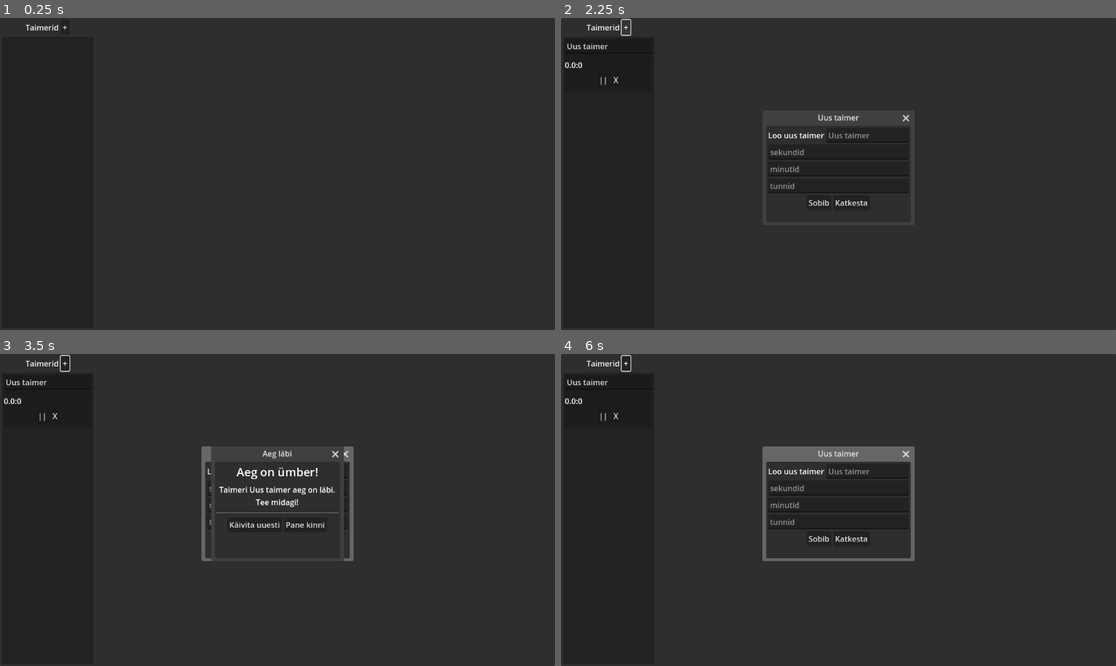
Above: before the commit, frames 1-4 (two rows, left to right).
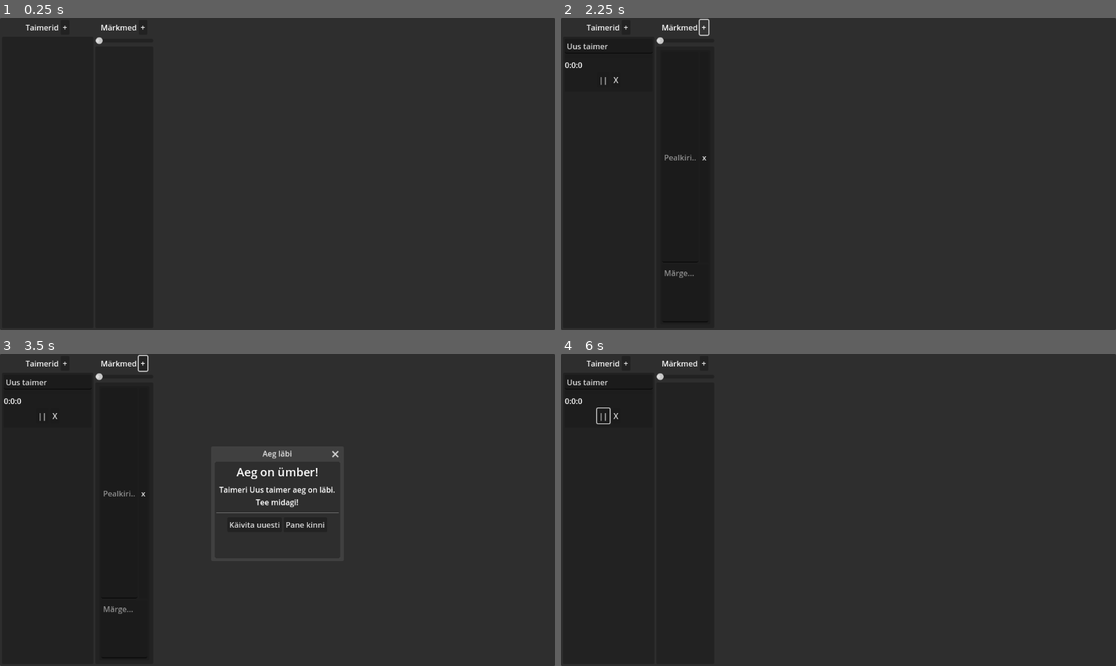
Above: after the commit, the same moments.

Repository: murumart/gtd
Game: Godot game, scene res://scenes/main/main.tscn
The game is run twice, just before and just after one commit, with the same random seed, the same clock (stepped at 60 frames per second) and the same inputs. Before the commit the project starts from res://scenes/main.tscn. Sound files missing from this copy of the repository are replaced by a short silence.
Inputs (mouse positions are in pixels of both pictures, inside the frame that each line leads up to):
- Up to frame 1 (0.25 s): no input
- Up to frame 2 (2.25 s): click "+" at 0.5 s; click "Sobib" at 1.25 s; click "+" at 2 s
- Up to frame 3 (3.5 s): click (288, 538) at 2.75 s, where only the run before the commit has a clickable "Katkesta"
- Up to frame 4 (6 s): click (705, 494) at 3.5 s, where only the run after the commit has a clickable "x"; click "||" at 4.25 s; click "||" (after the commit: ">") at 5 s; click "Käivita uuesti" at 5.75 s

The runs differ from the first frame. In frame 1, 0.1% of the frame differs, in the area x 17-27%, y 2-9%; in frame 2, 1.0%; in frame 3, 1.0%; in frame 4, 2.8%, in the area x 1-64%, y 0-67%.

Commit message:
added notes + code restructure

Diff:
--- a/project.godot
+++ b/project.godot
@@ -14,7 +14,7 @@
 config/description="Getting things done
 Taimerid ja märkmed."
 config/version="0.0.1"
-run/main_scene="res://scenes/main.tscn"
+run/main_scene="res://scenes/main/main.tscn"
 config/use_custom_user_dir=true
 config/custom_user_dir_name="Murumart"
 config/auto_accept_quit=false
--- a/resources/saver.gd
+++ b/resources/saver.gd
@@ -1,6 +1,6 @@
 class_name Saver
 
-enum SaveSpots {TIMERS}
+enum SaveSpots {TIMERS, NOTES, NOTE_PANEL_WIDTH}
 const GTD_SAVE_PATH := "user://gtd/"
 
 
--- a/resources/thing_loader.gd
+++ b/resources/thing_loader.gd
@@ -1,6 +1,8 @@
 class_name ThingLoader extends Node
 
 signal timer_loaded(TimerData)
+signal note_loaded(Note)
+signal note_panel_width_loaded(float)
 
 
 func load_things(profile := 0) -> void:
@@ -11,3 +13,8 @@
 	for t: Dictionary in timers:
 		var td := TimerData.from_save_dict(t)
 		timer_loaded.emit(td)
+	var notes := dict.get(Saver.SaveSpots.NOTES, []) as Array
+	for t: Dictionary in notes:
+		var n := Note.from_save(t)
+		note_loaded.emit(n)
+	note_panel_width_loaded.emit(dict.get(Saver.SaveSpots.NOTE_PANEL_WIDTH, 120))
--- /dev/null
+++ b/scenes/create_note_popup.gd
@@ -0,0 +1 @@
+extends Window
--- /dev/null
+++ b/scenes/create_note_popup.tscn
@@ -0,0 +1,55 @@
+[gd_scene load_steps=3 format=3 uid="uid://bawhrm5ds3wbn"]
+
+[ext_resource type="Script" path="res://scenes/create_note_popup.gd" id="1_k02sv"]
+[ext_resource type="Theme" uid="uid://co08a2cr03n28" path="res://resources/main_theme.tres" id="2_yxho0"]
+
+[node name="CreateNotePopup" type="Window"]
+title = "Uus taimer"
+initial_position = 1
+size = Vector2i(300, 200)
+transient = true
+exclusive = true
+unresizable = true
+popup_window = true
+script = ExtResource("1_k02sv")
+
+[node name="Control" type="PanelContainer" parent="."]
+anchors_preset = 15
+anchor_right = 1.0
+anchor_bottom = 1.0
+grow_horizontal = 2
+grow_vertical = 2
+theme = ExtResource("2_yxho0")
+
+[node name="MarginContainer" type="MarginContainer" parent="Control"]
+layout_mode = 2
+
+[node name="VBoxContainer" type="VBoxContainer" parent="Control/MarginContainer"]
+layout_mode = 2
+
+[node name="HBoxContainer2" type="HBoxContainer" parent="Control/MarginContainer/VBoxContainer"]
+layout_mode = 2
+
+[node name="Label" type="Label" parent="Control/MarginContainer/VBoxContainer/HBoxContainer2"]
+layout_mode = 2
+text = "Loo uus märge"
+
+[node name="NameLine" type="LineEdit" parent="Control/MarginContainer/VBoxContainer/HBoxContainer2"]
+unique_name_in_owner = true
+layout_mode = 2
+size_flags_horizontal = 3
+placeholder_text = "Uus taimer"
+
+[node name="HBoxContainer" type="HBoxContainer" parent="Control/MarginContainer/VBoxContainer"]
+layout_mode = 2
+alignment = 1
+
+[node name="ConfirmButton" type="Button" parent="Control/MarginContainer/VBoxContainer/HBoxContainer"]
+unique_name_in_owner = true
+layout_mode = 2
+text = "Sobib"
+
+[node name="CancelButton" type="Button" parent="Control/MarginContainer/VBoxContainer/HBoxContainer"]
+unique_name_in_owner = true
+layout_mode = 2
+text = "Katkesta"
--- a/scenes/main.gd
+++ b/scenes/main.gd
@@ -1,29 +1,16 @@
 extends Control
 
-const CreateTimerPopupType := preload("res://scenes/create_timer_popup.gd")
+var profile := 0
 
-@onready var create_timer_button: Button = %CreateTimerButton
-@onready var create_timer_popup := %CreateTimerPopup as CreateTimerPopupType
-@onready var timer_container: VBoxContainer = %TimerContainer
 @onready var thing_loader: ThingLoader = $ThingLoader
 
 
 func _ready() -> void:
-	create_timer_popup.timer_confirmed.connect(_on_timer_confirmed)
-	create_timer_button.pressed.connect(func():
-		create_timer_popup.popup()
-	)
-	thing_loader.timer_loaded.connect(_on_timer_confirmed)
-	thing_loader.load_things(0)
+	thing_loader.load_things(profile)
 
 
 func _notification(what: int) -> void:
 	match what:
 		NOTIFICATION_WM_CLOSE_REQUEST:
-			Saver.save(get_tree(), 0)
+			Saver.save(get_tree(), profile)
 			get_tree().quit()
-
-
-func _on_timer_confirmed(timer_data: TimerData) -> void:
-	var tb := TimerBox.from_data(timer_data)
-	timer_container.add_child(tb)
--- a/scenes/main.tscn
+++ /dev/null
@@ -1,79 +0,0 @@
-[gd_scene load_steps=5 format=3 uid="uid://cey51g3yen7q4"]
-
-[ext_resource type="Script" path="res://scenes/main.gd" id="1_okiku"]
-[ext_resource type="Theme" uid="uid://co08a2cr03n28" path="res://resources/main_theme.tres" id="1_ssylt"]
-[ext_resource type="PackedScene" uid="uid://bek72t2lcaiq2" path="res://scenes/create_timer_popup.tscn" id="3_2rsdv"]
-[ext_resource type="Script" path="res://resources/thing_loader.gd" id="4_taca6"]
-
-[node name="Main" type="Control"]
-layout_mode = 3
-anchors_preset = 15
-anchor_right = 1.0
-anchor_bottom = 1.0
-grow_horizontal = 2
-grow_vertical = 2
-theme = ExtResource("1_ssylt")
-script = ExtResource("1_okiku")
-metadata/_edit_use_anchors_ = true
-metadata/_edit_vertical_guides_ = [18.0, 151.0]
-
-[node name="Panel" type="Panel" parent="."]
-layout_mode = 1
-anchors_preset = 15
-anchor_right = 1.0
-anchor_bottom = 1.0
-grow_horizontal = 2
-grow_vertical = 2
-
-[node name="MarginContainer" type="MarginContainer" parent="Panel"]
-layout_mode = 1
-anchors_preset = 15
-anchor_right = 1.0
-anchor_bottom = 1.0
-grow_horizontal = 2
-grow_vertical = 2
-
-[node name="HBoxContainer" type="HBoxContainer" parent="Panel/MarginContainer"]
-layout_mode = 2
-metadata/_edit_use_anchors_ = true
-
-[node name="VBoxContainer" type="VBoxContainer" parent="Panel/MarginContainer/HBoxContainer"]
-custom_minimum_size = Vector2(190, 0)
-layout_mode = 2
-
-[node name="HBoxContainer" type="HBoxContainer" parent="Panel/MarginContainer/HBoxContainer/VBoxContainer"]
-layout_mode = 2
-alignment = 1
-
-[node name="Label" type="Label" parent="Panel/MarginContainer/HBoxContainer/VBoxContainer/HBoxContainer"]
-layout_mode = 2
-text = "Taimerid"
-horizontal_alignment = 1
-
-[node name="CreateTimerButton" type="Button" parent="Panel/MarginContainer/HBoxContainer/VBoxContainer/HBoxContainer"]
-unique_name_in_owner = true
-layout_mode = 2
-text = "+"
-
-[node name="CreateTimerPopup" parent="Panel/MarginContainer/HBoxContainer/VBoxContainer/HBoxContainer/CreateTimerButton" instance=ExtResource("3_2rsdv")]
-unique_name_in_owner = true
-visible = false
-
-[node name="Panel" type="Panel" parent="Panel/MarginContainer/HBoxContainer/VBoxContainer"]
-layout_mode = 2
-size_flags_vertical = 3
-
-[node name="MarginContainer" type="MarginContainer" parent="Panel/MarginContainer/HBoxContainer/VBoxContainer/Panel"]
-layout_mode = 1
-anchors_preset = 15
-anchor_right = 1.0
-anchor_bottom = 1.0
-grow_horizontal = 2
-grow_vertical = 2
-
-[node name="TimerContainer" type="VBoxContainer" parent="Panel/MarginContainer/HBoxContainer/VBoxContainer/Panel/MarginContainer"]
-unique_name_in_owner = true
-layout_mode = 2
-
-[node name="ThingLoader" type="Node" parent="."]
-script = ExtResource("4_taca6")
--- /dev/null
+++ b/scenes/main/main.tscn
@@ -0,0 +1,132 @@
+[gd_scene load_steps=7 format=3 uid="uid://cey51g3yen7q4"]
+
+[ext_resource type="Theme" uid="uid://co08a2cr03n28" path="res://resources/main_theme.tres" id="1_ji6jw"]
+[ext_resource type="Script" path="res://scenes/main.gd" id="2_1wpq2"]
+[ext_resource type="Script" path="res://scenes/main/timer_container.gd" id="3_orcfm"]
+[ext_resource type="PackedScene" uid="uid://bek72t2lcaiq2" path="res://scenes/create_timer_popup.tscn" id="4_iqcrf"]
+[ext_resource type="Script" path="res://resources/thing_loader.gd" id="5_cl4aq"]
+[ext_resource type="Script" path="res://scenes/main/notes_container.gd" id="5_yj3m0"]
+
+[node name="Main" type="Control"]
+layout_mode = 3
+anchors_preset = 15
+anchor_right = 1.0
+anchor_bottom = 1.0
+grow_horizontal = 2
+grow_vertical = 2
+theme = ExtResource("1_ji6jw")
+script = ExtResource("2_1wpq2")
+metadata/_edit_use_anchors_ = true
+
+[node name="Panel" type="Panel" parent="."]
+layout_mode = 1
+anchors_preset = 15
+anchor_right = 1.0
+anchor_bottom = 1.0
+grow_horizontal = 2
+grow_vertical = 2
+
+[node name="MarginContainer" type="MarginContainer" parent="Panel"]
+layout_mode = 1
+anchors_preset = 15
+anchor_right = 1.0
+anchor_bottom = 1.0
+grow_horizontal = 2
+grow_vertical = 2
+
+[node name="HBoxContainer" type="HBoxContainer" parent="Panel/MarginContainer"]
+layout_mode = 2
+theme_override_constants/separation = 4
+metadata/_edit_use_anchors_ = true
+
+[node name="TimersContainer" type="VBoxContainer" parent="Panel/MarginContainer/HBoxContainer" node_paths=PackedStringArray("thing_loader")]
+custom_minimum_size = Vector2(190, 0)
+layout_mode = 2
+script = ExtResource("3_orcfm")
+thing_loader = NodePath("../../../../ThingLoader")
+
+[node name="HBoxContainer" type="HBoxContainer" parent="Panel/MarginContainer/HBoxContainer/TimersContainer"]
+layout_mode = 2
+alignment = 1
+
+[node name="Label" type="Label" parent="Panel/MarginContainer/HBoxContainer/TimersContainer/HBoxContainer"]
+layout_mode = 2
+text = "Taimerid"
+horizontal_alignment = 1
+
+[node name="CreateTimerButton" type="Button" parent="Panel/MarginContainer/HBoxContainer/TimersContainer/HBoxContainer"]
+unique_name_in_owner = true
+layout_mode = 2
+text = "+"
+
+[node name="CreateTimerPopup" parent="Panel/MarginContainer/HBoxContainer/TimersContainer/HBoxContainer/CreateTimerButton" instance=ExtResource("4_iqcrf")]
+unique_name_in_owner = true
+visible = false
+
+[node name="Panel" type="Panel" parent="Panel/MarginContainer/HBoxContainer/TimersContainer"]
+layout_mode = 2
+size_flags_vertical = 3
+
+[node name="MarginContainer" type="MarginContainer" parent="Panel/MarginContainer/HBoxContainer/TimersContainer/Panel"]
+layout_mode = 1
+anchors_preset = 15
+anchor_right = 1.0
+anchor_bottom = 1.0
+grow_horizontal = 2
+grow_vertical = 2
+
+[node name="TimerContainer" type="VBoxContainer" parent="Panel/MarginContainer/HBoxContainer/TimersContainer/Panel/MarginContainer"]
+unique_name_in_owner = true
+layout_mode = 2
+
+[node name="NotesContainer" type="VBoxContainer" parent="Panel/MarginContainer/HBoxContainer" node_paths=PackedStringArray("thing_loader") groups=["_save_me"]]
+custom_minimum_size = Vector2(120, 0)
+layout_mode = 2
+script = ExtResource("5_yj3m0")
+thing_loader = NodePath("../../../../ThingLoader")
+
+[node name="VBoxContainer" type="VBoxContainer" parent="Panel/MarginContainer/HBoxContainer/NotesContainer"]
+layout_mode = 2
+size_flags_vertical = 3
+
+[node name="HBoxContainer" type="HBoxContainer" parent="Panel/MarginContainer/HBoxContainer/NotesContainer/VBoxContainer"]
+layout_mode = 2
+alignment = 1
+
+[node name="Label" type="Label" parent="Panel/MarginContainer/HBoxContainer/NotesContainer/VBoxContainer/HBoxContainer"]
+layout_mode = 2
+text = "Märkmed"
+
+[node name="CreateNoteButton" type="Button" parent="Panel/MarginContainer/HBoxContainer/NotesContainer/VBoxContainer/HBoxContainer"]
+unique_name_in_owner = true
+layout_mode = 2
+text = "+
+"
+
+[node name="WidthSlider" type="HSlider" parent="Panel/MarginContainer/HBoxContainer/NotesContainer/VBoxContainer"]
+unique_name_in_owner = true
+layout_mode = 2
+min_value = 120.0
+max_value = 460.0
+value = 120.0
+scrollable = false
+
+[node name="PanelContainer" type="PanelContainer" parent="Panel/MarginContainer/HBoxContainer/NotesContainer/VBoxContainer"]
+layout_mode = 2
+size_flags_vertical = 3
+
+[node name="MarginContainer" type="MarginContainer" parent="Panel/MarginContainer/HBoxContainer/NotesContainer/VBoxContainer/PanelContainer"]
+layout_mode = 2
+size_flags_vertical = 3
+
+[node name="ScrollContainer" type="ScrollContainer" parent="Panel/MarginContainer/HBoxContainer/NotesContainer/VBoxContainer/PanelContainer/MarginContainer"]
+layout_mode = 2
+
+[node name="NoteContainer" type="VBoxContainer" parent="Panel/MarginContainer/HBoxContainer/NotesContainer/VBoxContainer/PanelContainer/MarginContainer/ScrollContainer"]
+unique_name_in_owner = true
+layout_mode = 2
+size_flags_horizontal = 3
+size_flags_vertical = 3
+
+[node name="ThingLoader" type="Node" parent="."]
+script = ExtResource("5_cl4aq")
--- /dev/null
+++ b/scenes/main/notes_container.gd
@@ -0,0 +1,28 @@
+extends VBoxContainer
+
+@onready var width_slider: HSlider = %WidthSlider
+@onready var create_note_button: Button = %CreateNoteButton
+@onready var note_container: VBoxContainer = %NoteContainer
+@export var thing_loader: ThingLoader
+
+
+func _ready() -> void:
+	assert(is_instance_valid(thing_loader))
+	width_slider.value_changed.connect(func(value: float):
+		custom_minimum_size.x = value
+	)
+	create_note_button.pressed.connect(func():
+		var note := preload("res://scenes/note.tscn").instantiate()
+		note_container.add_child(note)
+	)
+	thing_loader.note_loaded.connect(func(note: Note):
+		note_container.add_child(note)
+	)
+	thing_loader.note_panel_width_loaded.connect(func(value: float):
+		custom_minimum_size.x = value
+		width_slider.value = value
+	)
+
+
+func _save_me(save_dict: Dictionary) -> void:
+	save_dict[Saver.SaveSpots.NOTE_PANEL_WIDTH] = width_slider.value
--- /dev/null
+++ b/scenes/main/timer_container.gd
@@ -0,0 +1,22 @@
+extends VBoxContainer
+
+const CreateTimerPopupType := preload("res://scenes/create_timer_popup.gd")
+
+@onready var create_timer_button: Button = %CreateTimerButton
+@onready var create_timer_popup := %CreateTimerPopup as CreateTimerPopupType
+@export var thing_loader: ThingLoader
+@onready var timer_container: VBoxContainer = %TimerContainer
+
+
+func _ready() -> void:
+	assert(is_instance_valid(thing_loader))
+	create_timer_popup.timer_confirmed.connect(_on_timer_confirmed)
+	create_timer_button.pressed.connect(func():
+		create_timer_popup.popup()
+	)
+	thing_loader.timer_loaded.connect(_on_timer_confirmed)
+
+
+func _on_timer_confirmed(timer_data: TimerData) -> void:
+	var tb := TimerBox.from_data(timer_data)
+	timer_container.add_child(tb)
--- /dev/null
+++ b/scenes/note.gd
@@ -0,0 +1,28 @@
+class_name Note extends MarginContainer
+
+enum _Ss {TITLE, TEXT}
+
+@onready var title: LineEdit = %Title
+@onready var text: TextEdit = %Text
+
+
+static func from_save(dict: Dictionary) -> Note:
+	var n := preload("res://scenes/note.tscn").instantiate()
+	n.ready.connect(func():
+		n.title.text = dict[_Ss.TITLE]
+		n.text.text = dict[_Ss.TEXT]
+	)
+	return n
+
+
+func _save_me(save_dict: Dictionary) -> void:
+	if not save_dict.has(Saver.SaveSpots.NOTES):
+		save_dict[Saver.SaveSpots.NOTES] = []
+	save_dict[Saver.SaveSpots.NOTES].append({
+		_Ss.TITLE: title.text,
+		_Ss.TEXT: text.text
+	})
+
+
+func _on_delete_button_pressed() -> void:
+	queue_free()
--- /dev/null
+++ b/scenes/note.tscn
@@ -0,0 +1,46 @@
+[gd_scene load_steps=3 format=3 uid="uid://jkifr56gkfa8"]
+
+[ext_resource type="Theme" uid="uid://co08a2cr03n28" path="res://resources/main_theme.tres" id="1_u24ll"]
+[ext_resource type="Script" path="res://scenes/note.gd" id="2_lycui"]
+
+[node name="Note" type="MarginContainer" groups=["_save_me"]]
+custom_minimum_size = Vector2(100, 0)
+offset_right = 250.0
+offset_bottom = 171.0
+size_flags_horizontal = 3
+size_flags_vertical = 3
+theme = ExtResource("1_u24ll")
+script = ExtResource("2_lycui")
+
+[node name="PanelContainer" type="PanelContainer" parent="."]
+layout_mode = 2
+
+[node name="MarginContainer" type="MarginContainer" parent="PanelContainer"]
+layout_mode = 2
+
+[node name="VBoxContainer" type="VBoxContainer" parent="PanelContainer/MarginContainer"]
+layout_mode = 2
+
+[node name="HBoxContainer" type="HBoxContainer" parent="PanelContainer/MarginContainer/VBoxContainer"]
+layout_mode = 2
+size_flags_vertical = 3
+
+[node name="Title" type="LineEdit" parent="PanelContainer/MarginContainer/VBoxContainer/HBoxContainer"]
+unique_name_in_owner = true
+layout_mode = 2
+size_flags_horizontal = 3
+placeholder_text = "Pealkiri..."
+
+[node name="DeleteButton" type="Button" parent="PanelContainer/MarginContainer/VBoxContainer/HBoxContainer"]
+unique_name_in_owner = true
+layout_mode = 2
+text = "x"
+
+[node name="Text" type="TextEdit" parent="PanelContainer/MarginContainer/VBoxContainer"]
+unique_name_in_owner = true
+custom_minimum_size = Vector2(0, 120)
+layout_mode = 2
+placeholder_text = "Märge..."
+wrap_mode = 1
+
+[connection signal="pressed" from="PanelContainer/MarginContainer/VBoxContainer/HBoxContainer/DeleteButton" to="." method="_on_delete_button_pressed"]
--- a/scenes/timer_box.gd
+++ b/scenes/timer_box.gd
@@ -35,12 +35,13 @@
 	var hours := floorf(time * 0.00027777777778)
 	var minutes := floorf(fposmod(time * 0.01666666667, 60.0))
 	var seconds := floorf(fposmod(time, 60.0))
-	return str(hours) + "." + str(minutes) + ":" + str(seconds)
+	return str(hours, ":", minutes, ":", seconds)
 
 
 func _ready() -> void:
 	pause_button.pressed.connect(func():
 		timer.paused = not timer.paused
+		pause_button.text = ">" if timer.paused else "||"
 	)
 	close_button.pressed.connect(func(): queue_free())
 	get_window().focus_entered.connect(_window_focused.bind(true))
@@ -60,7 +61,7 @@
 	)
 
 
-func _physics_process(delta: float) -> void:
+func _physics_process(_delta: float) -> void:
 	progress_bar.value = timer.time_left / _timer_length
 	time_left_label.text = TimerBox.time_left_string(timer.time_left)
 
